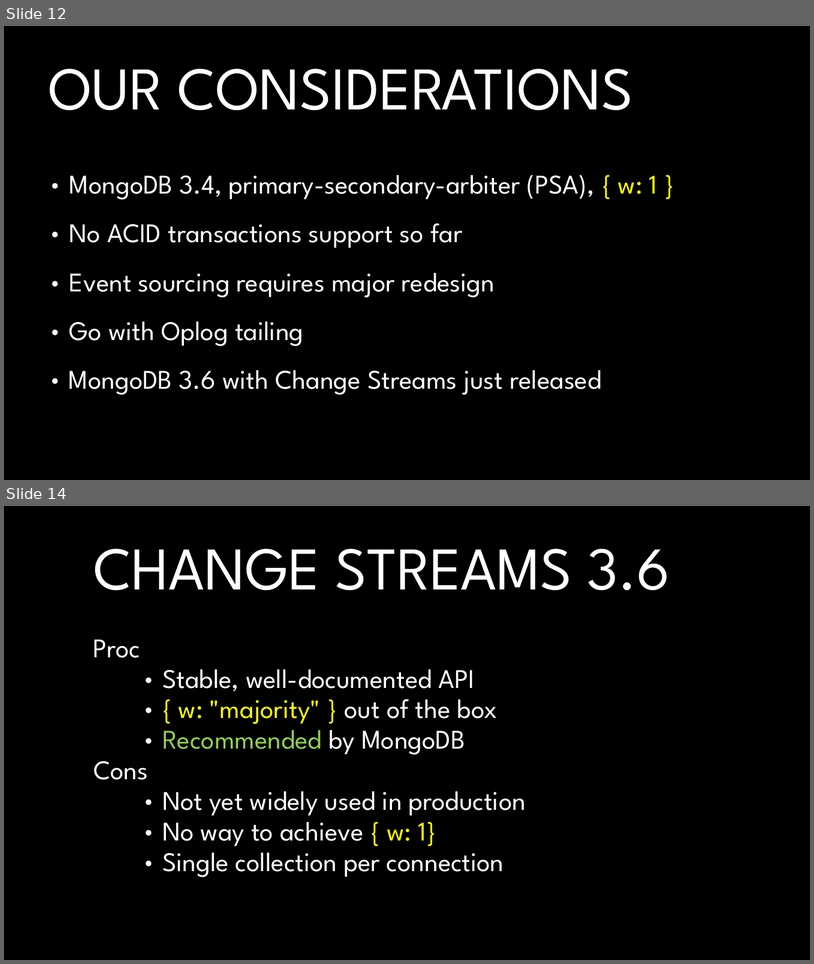
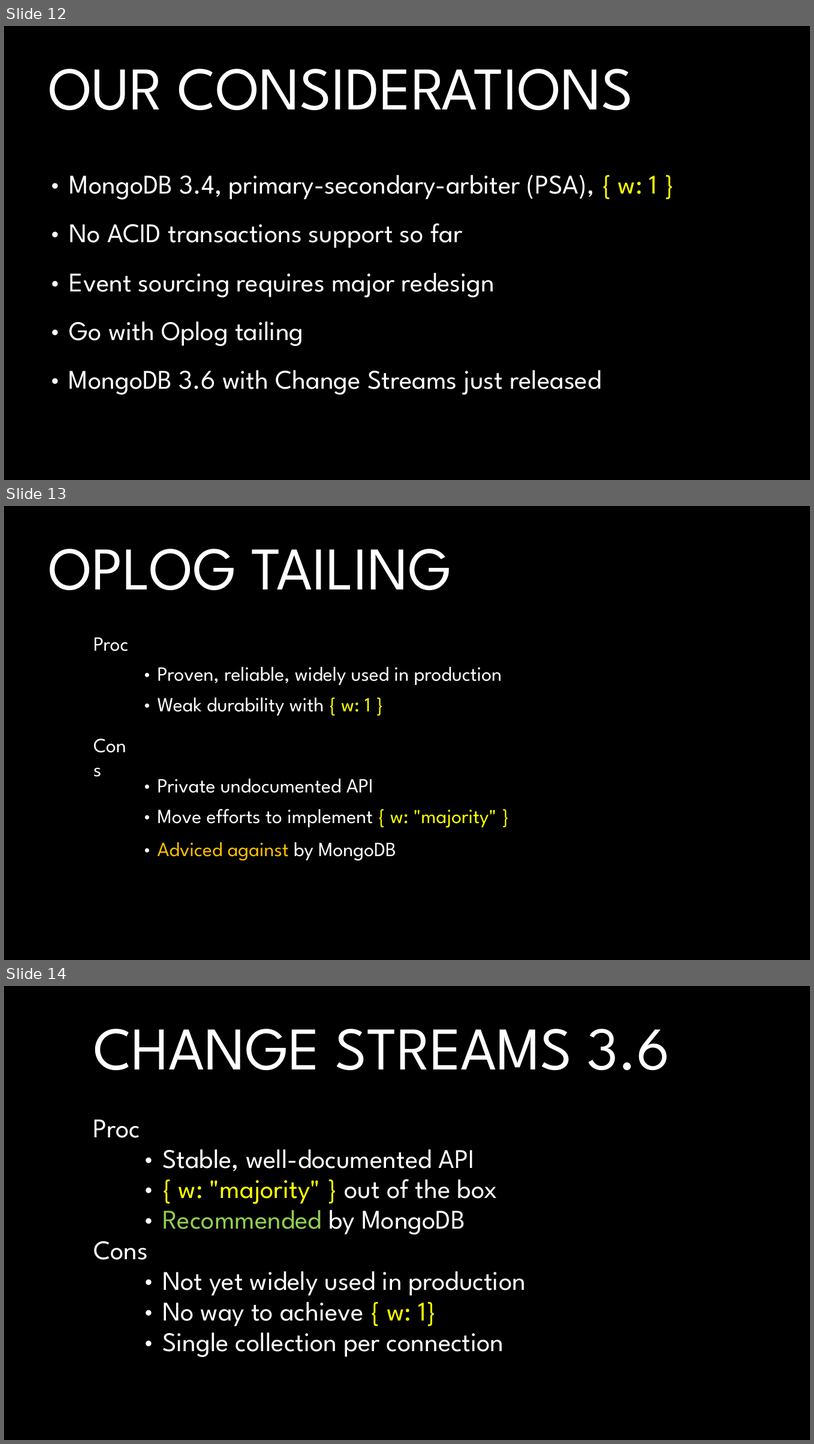
Before and after one commit to andrii-litvinov/event-driven-mongodb, a slide deck: t18-event-mongodb.pptx. Shown one above the other, each under a label of ours: slides 12 and 14 before the commit, slides 12, 13 and 14 after it; the slides between them are not shown. The pictures are 814x964 and 814x1444 pixels, drawn with LibreOffice and Linux fonts; fonts in the diff are those of the drawing; background and template pictures are left out. Boxes give left, top, right and bottom in pixels: in the first picture for what was removed or moved away, otherwise in the second. Text is boxed around its words. In the diff, an @@ line names an element or a change of style, - is before the commit and + after.

Commit message:
Fix oplog tailing slide

```diff
--- a/t18-event-mongodb.pptx
+++ b/t18-event-mongodb.pptx
@@ slide 13 added at (x1=4, y1=506, x2=810, y2=960), background picture (left out) @@
@@ title added at (x1=48, y1=549, x2=452, y2=591), 72 pt, text #FFFFFF @@
+OPLOG TAILING
@@ text added at (x1=93, y1=637, x2=129, y2=651), 24 pt, text #FFFFFF @@
+Proc
@@ text added at (x1=158, y1=667, x2=503, y2=685), 24 pt, text #FFFFFF @@
+• Proven, reliable, widely used in production
@@ text added at (x1=158, y1=697, x2=371, y2=715), 24 pt, text #FFFFFF @@
+• Weak durability with { w: 1 }
@@ text added at (x1=87, y1=729, x2=140, y2=759), 24 pt, text #FFFFFF @@
+Cons
@@ text added at (x1=158, y1=778, x2=374, y2=793), 24 pt, text #FFFFFF @@
+• Private undocumented API
@@ text added at (x1=158, y1=808, x2=497, y2=828), 24 pt, text #FFFFFF @@
+• Move efforts to implement { w: "majority" }
@@ text added at (x1=158, y1=842, x2=396, y2=861), 24 pt, text #FFC000 @@
+• Adviced against by MongoDB
```
Also in this commit, not shown: 1 slide removed.
